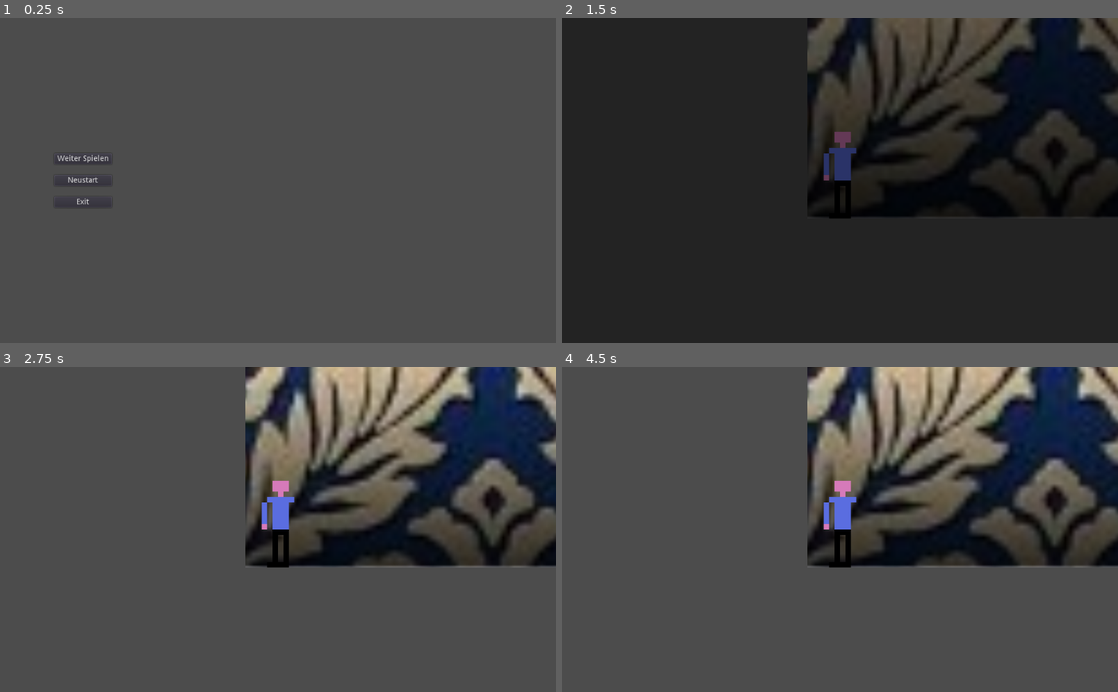
Above: before the commit, frames 1-4 (two rows, left to right).
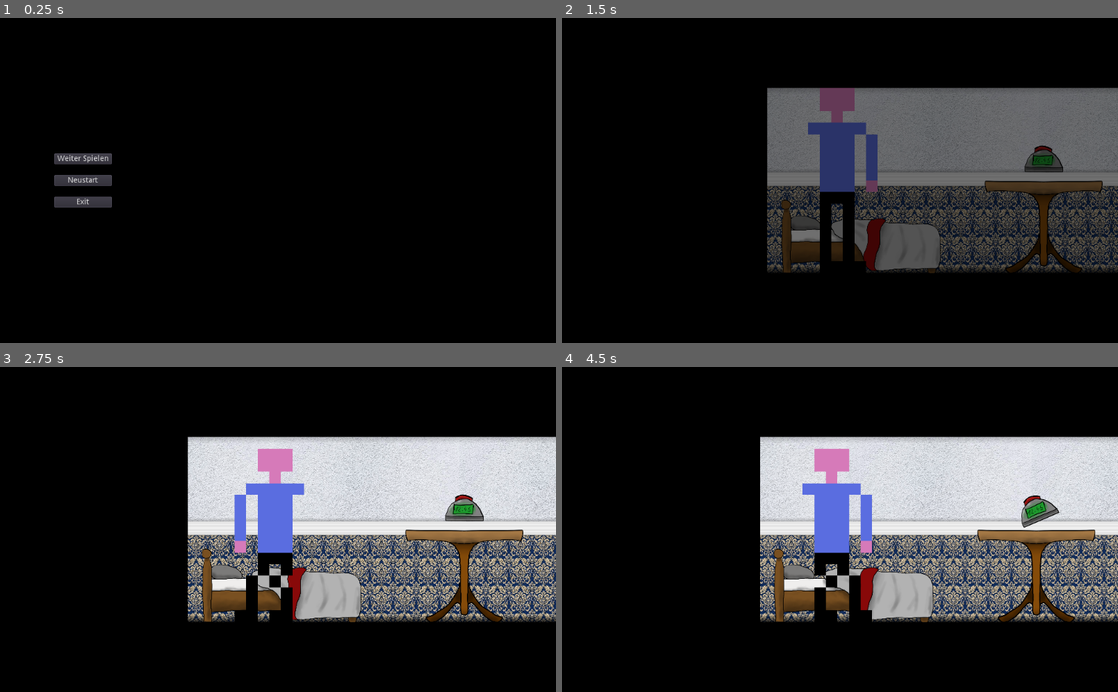
Above: after the commit, the same moments.

Repository: MallardPBloomingro/Snoozy
Game: Godot game, scene res://Nodes/MainMenu.tscn
Same seed, same stepped clock (60 frames per second), same inputs: the game is played once before the commit and once after it.
Inputs (mouse positions are in pixels of both pictures, inside the frame that each line leads up to):
- Up to frame 1 (0.25 s): no input
- Up to frame 2 (1.5 s): click "Weiter Spielen" at 0.5 s; move the mouse to (962, 164) at 1.27 s; click (962, 164) at 1.42 s
- Up to frame 3 (2.75 s): move the mouse to (166, 545) at 2.02 s; click (166, 545) at 2.17 s
- Up to frame 4 (4.5 s): move the mouse to (895, 458) at 2.77 s; click (895, 458) at 2.92 s; move the mouse to (812, 594) at 3.52 s; click (812, 594) at 3.67 s; move the mouse to (1006, 578) at 4.27 s; click (1006, 578) at 4.42 s

The runs differ from the first frame. In frame 1, 99% of the frame differs, in the area x 0-100%, y 0-100%; in frame 2, 93%; in frame 3, 98%; in frame 4, 98%.
Error before the commit: Invalid get index '0' (on base: 'Array'). (res://Scripts/Player.gd:65)

Commit message:
Game Playable gemacht

Diff:
--- a/Nodes/AlarmClock.tscn
+++ b/Nodes/AlarmClock.tscn
@@ -21,7 +21,7 @@
 custom_solver_bias = 0.0
 extents = Vector2( 150, 512 )
 
-[node name="AlarmClock" type="Area2D" index="0"]
+[node name="AlarmClock" type="Area2D"]
 
 input_pickable = true
 gravity_vec = Vector2( 0, 1 )
@@ -38,7 +38,7 @@
 
 frames = SubResource( 1 )
 animation = "AlarmClock"
-frame = 2
+frame = 7
 playing = true
 offset = Vector2( 0, -512 )
 _sections_unfolded = [ "Transform" ]
@@ -63,7 +63,7 @@
 volume_db = 0.0
 pitch_scale = 1.0
 autoplay = false
-max_distance = 2000.0
+max_distance = 10000.0
 attenuation = 1.0
 bus = "Master"
 area_mask = 1
--- a/Nodes/Door.tscn
+++ b/Nodes/Door.tscn
@@ -21,7 +21,7 @@
 custom_solver_bias = 0.0
 extents = Vector2( 10, 512 )
 
-[node name="Door" type="Area2D" index="0"]
+[node name="Door" type="Area2D"]
 
 input_pickable = true
 gravity_vec = Vector2( 0, 1 )
@@ -61,7 +61,7 @@
 volume_db = 0.0
 pitch_scale = 1.0
 autoplay = false
-max_distance = 2000.0
+max_distance = 10000.0
 attenuation = 1.0
 bus = "Master"
 area_mask = 1
--- a/Nodes/Levels/L1.tscn
+++ b/Nodes/Levels/L1.tscn
@@ -24,7 +24,7 @@
 custom_solver_bias = 0.0
 extents = Vector2( 10000, 512 )
 
-[node name="L1F1" type="Node" index="0"]
+[node name="L1F1" type="Node"]
 
 script = ExtResource( 1 )
 
@@ -88,7 +88,8 @@
 
 [node name="Player" parent="." index="5" instance=ExtResource( 5 )]
 
-position = Vector2( 10, 0 )
+position = Vector2( 400, 0 )
+collisionDist = 180
 
 [node name="Fade" type="AnimationPlayer" parent="." index="6"]
 
--- a/Nodes/Levels/L2.tscn
+++ b/Nodes/Levels/L2.tscn
@@ -24,7 +24,7 @@
 custom_solver_bias = 0.0
 extents = Vector2( 10000, 512 )
 
-[node name="L1F1" type="Node" index="0"]
+[node name="L1F1" type="Node"]
 
 script = ExtResource( 1 )
 
@@ -88,8 +88,7 @@
 
 [node name="Player" parent="." index="5" instance=ExtResource( 5 )]
 
-position = Vector2( 10, 0 )
-height = 0
+position = Vector2( 300, 0 )
 
 [node name="Fade" type="AnimationPlayer" parent="." index="6"]
 
--- a/Nodes/Levels/L3.tscn
+++ b/Nodes/Levels/L3.tscn
@@ -40,7 +40,7 @@
 
 [node name="Background2" type="Sprite" parent="." index="1"]
 
-position = Vector2( 0, 2000 )
+position = Vector2( 0, 3000 )
 texture = ExtResource( 2 )
 centered = false
 offset = Vector2( 0, -1024 )
@@ -73,10 +73,29 @@
 shape = SubResource( 1 )
 _sections_unfolded = [ "Transform" ]
 
-[node name="WallRight" type="Area2D" parent="." index="4"]
+[node name="WallLeft2" type="Area2D" parent="." index="4"]
 
 editor/display_folded = true
-position = Vector2( 2048, 0 )
+position = Vector2( 0, 3000 )
+input_pickable = true
+gravity_vec = Vector2( 0, 1 )
+gravity = 98.0
+linear_damp = 0.1
+angular_damp = 1.0
+audio_bus_override = false
+audio_bus_name = "Master"
+_sections_unfolded = [ "Transform" ]
+
+[node name="CollisionShape2D" type="CollisionShape2D" parent="WallLeft2" index="0"]
+
+position = Vector2( 0, -512 )
+shape = SubResource( 1 )
+_sections_unfolded = [ "Transform" ]
+
+[node name="WallRight" type="Area2D" parent="." index="5"]
+
+editor/display_folded = true
+position = Vector2( 4096, 0 )
 input_pickable = true
 gravity_vec = Vector2( 0, 1 )
 gravity = 98.0
@@ -92,28 +111,47 @@
 shape = SubResource( 2 )
 _sections_unfolded = [ "Transform" ]
 
-[node name="Door" parent="." index="5" instance=ExtResource( 4 )]
+[node name="WallRight2" type="Area2D" parent="." index="6"]
+
+editor/display_folded = true
+position = Vector2( 4096, 3000 )
+input_pickable = true
+gravity_vec = Vector2( 0, 1 )
+gravity = 98.0
+linear_damp = 0.1
+angular_damp = 1.0
+audio_bus_override = false
+audio_bus_name = "Master"
+_sections_unfolded = [ "Transform" ]
+
+[node name="CollisionShape2D" type="CollisionShape2D" parent="WallRight2" index="0"]
+
+position = Vector2( 0, -512 )
+shape = SubResource( 2 )
+_sections_unfolded = [ "Transform" ]
+
+[node name="Door" parent="." index="7" instance=ExtResource( 4 )]
 
 position = Vector2( 3584, 0 )
 playerPosition = NodePath("../Door2")
-distToAlarmClock = null
+distToAlarmClock = 1
 
-[node name="Door2" parent="." index="6" instance=ExtResource( 4 )]
+[node name="Door2" parent="." index="8" instance=ExtResource( 4 )]
 
-position = Vector2( 512, 2000 )
+position = Vector2( 512, 3000 )
 playerPosition = NodePath("../Door")
-distToAlarmClock = null
+distToAlarmClock = 0
 
-[node name="AlarmClock" parent="." index="7" instance=ExtResource( 5 )]
+[node name="AlarmClock" parent="." index="9" instance=ExtResource( 5 )]
 
-position = Vector2( 3584, 2000 )
+position = Vector2( 3584, 3000 )
 nextScene = "res://Nodes/Cutscenes/C1.tscn"
 
-[node name="Player" parent="." index="8" instance=ExtResource( 6 )]
+[node name="Player" parent="." index="10" instance=ExtResource( 6 )]
 
-position = Vector2( 10, 0 )
+position = Vector2( 300, 0 )
 
-[node name="Fade" type="AnimationPlayer" parent="." index="9"]
+[node name="Fade" type="AnimationPlayer" parent="." index="11"]
 
 root_node = NodePath("../Blackscreen")
 autoplay = ""
@@ -124,13 +162,13 @@
 anims/Fade-Out = ExtResource( 8 )
 blend_times = [  ]
 
-[node name="Blackscreen" type="Sprite" parent="." index="10"]
+[node name="Blackscreen" type="Sprite" parent="." index="12"]
 
 scale = Vector2( 30, 30 )
 texture = ExtResource( 9 )
 _sections_unfolded = [ "Offset", "Transform", "Visibility" ]
 
-[node name="ActiveZone" type="Area2D" parent="." index="11"]
+[node name="ActiveZone" type="Area2D" parent="." index="13"]
 
 editor/display_folded = true
 input_pickable = true
--- a/Nodes/MainMenu.tscn
+++ b/Nodes/MainMenu.tscn
@@ -2,7 +2,7 @@
 
 [ext_resource path="res://Scripts/MainMenu.gd" type="Script" id=1]
 
-[node name="MainMenu" type="Node" index="0"]
+[node name="MainMenu" type="Node"]
 
 script = ExtResource( 1 )
 firstScene = "res://Nodes/Levels/L1.tscn"
--- a/Nodes/Player.tscn
+++ b/Nodes/Player.tscn
@@ -22,7 +22,7 @@
 [sub_resource type="RectangleShape2D" id=2]
 
 custom_solver_bias = 0.0
-extents = Vector2( 5.07289, 16.9721 )
+extents = Vector2( 160, 512 )
 
 [node name="Player" type="Area2D"]
 
@@ -38,30 +38,30 @@
 __meta__ = {
 "_edit_group_": true
 }
-speed = 10
-collisionDist = 6
+speed = 270
+collisionDist = 170
 
 [node name="WalkingAnimation" type="AnimatedSprite" parent="." index="0"]
 
-position = Vector2( 0, -8 )
+position = Vector2( 0, -512 )
+scale = Vector2( 64, 64 )
 frames = SubResource( 1 )
 animation = "Walking"
 _sections_unfolded = [ "Transform" ]
 
 [node name="CollisionShape2D" type="CollisionShape2D" parent="." index="1"]
 
-position = Vector2( 0, -9.1266 )
-scale = Vector2( 0.823529, 0.543033 )
+position = Vector2( 0, -512 )
 shape = SubResource( 2 )
 _sections_unfolded = [ "Transform" ]
 
 [node name="Camera2D" type="Camera2D" parent="." index="2"]
 
-offset = Vector2( 0, -7 )
+offset = Vector2( 0, -512 )
 anchor_mode = 1
 rotating = false
 current = true
-zoom = Vector2( 0.1, 0.1 )
+zoom = Vector2( 3, 3 )
 limit_left = -10000000
 limit_top = -10000000
 limit_right = 10000000
@@ -80,4 +80,4 @@
 editor_draw_screen = true
 editor_draw_limits = false
 editor_draw_drag_margin = false
-_sections_unfolded = [ "Drag Margin", "Editor", "Smoothing", "Transform" ]
+_sections_unfolded = [ "Transform" ]
--- a/Scripts/Player.gd
+++ b/Scripts/Player.gd
@@ -7,6 +7,9 @@
 var target = 0
 var isWalking = false
 var justSpawned = true
+
+func _ready():
+	target = position.x
 
 func start (var pos, var setActiveCamera = true):
 	position = pos
@@ -47,7 +50,8 @@
 		return
 
 	var col = get_overlapping_areas()
-
+	if col.empty():
+		return
 	if col[0].name == "ActiveZone":
 		col.pop_front()
 	if col.empty():
@@ -61,7 +65,8 @@
 
 func collisionObstacle():
 	var col = get_overlapping_areas()
-
+	if col.empty():
+		return
 	if col[0].name == "ActiveZone":
 		col.pop_front()
 	if col.empty():
--- a/project.godot
+++ b/project.godot
@@ -16,4 +16,5 @@
 
 [rendering]
 
+environment/default_clear_color=Color( 0, 0, 0, 1 )
 environment/default_environment="res://default_env.tres"
